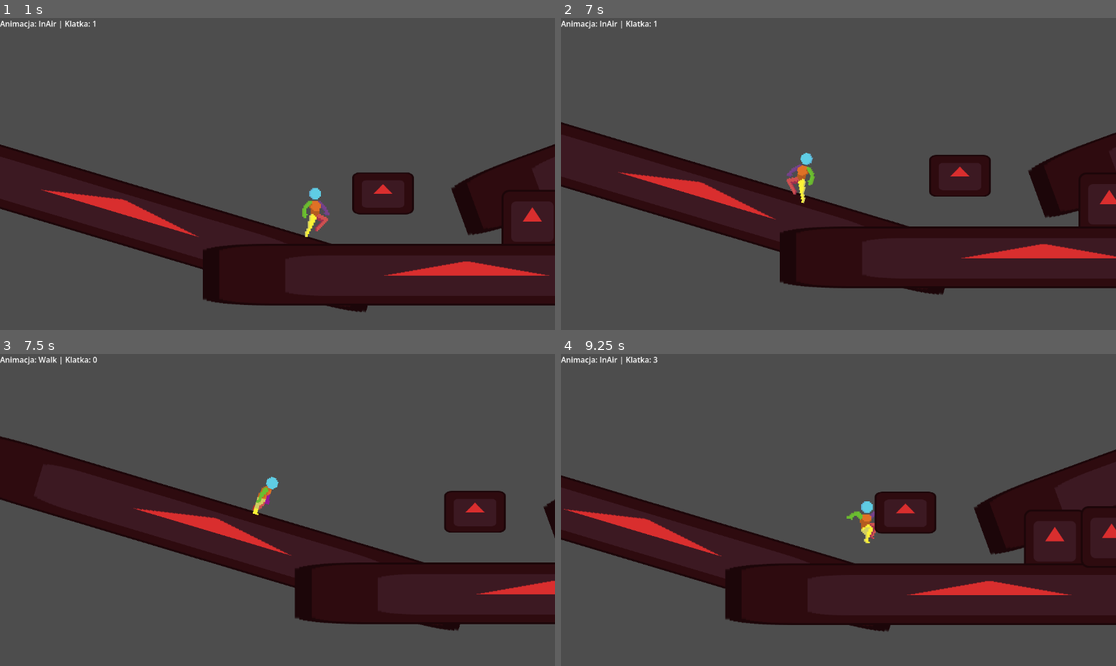
Above: before the commit, frames 1-4 (two rows, left to right).
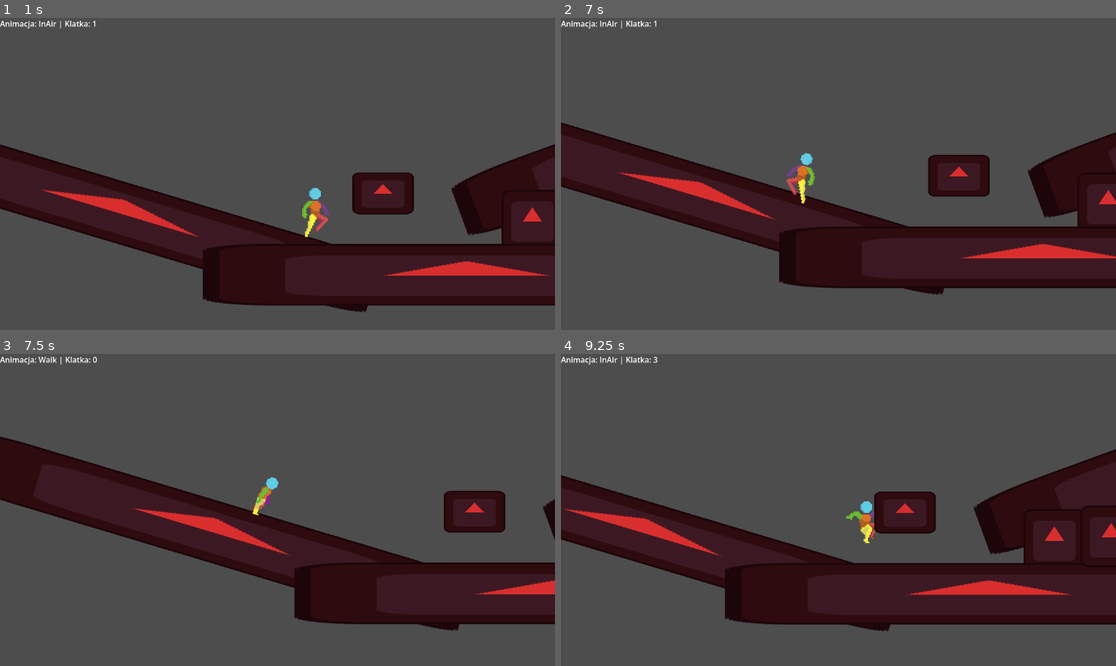
Above: after the commit, the same moments.

Repository: TatusFilipek/GodotTryEndError
Game: Godot game, scene res://scenes/main.tscn
The game is run twice, just before and just after one commit, with the same random seed, the same clock (stepped at 60 frames per second) and the same inputs. The engine's default icon, where the game draws it, is replaced by a stand-in: a white triangle on a blue panel in a dark square.
Inputs (mouse positions are in pixels of both pictures, inside the frame that each line leads up to):
- Up to frame 1 (1 s): move the mouse to (399, 158) at 0.52 s; hold D (moveRight) from 0.53 s (still down); hold Ctrl (crouch) from 0.53 s (still down); tap Space (jump) at 0.77 s; tap Q (dash) at 0.8 s
- Up to frame 2 (7 s): move the mouse to (727, 189) at 1.27 s; release Ctrl (crouch) at 1.28 s; tap Q (dash) at 1.35, 3.8, 4.35, 6.8 s; tap Space (jump) at 1.52, 3.02, 3.77, 4.52, 6.02, 6.77 s; right-click (727, 189) at 1.55 s; move the mouse to (894, 105) at 2.02 s; release D (moveRight) at 2.03 s; hold A (moveLeft) 2.03-2.78 s; hold Right mouse button (feint) 2.03-2.78 s; tap Alt (sprint) at 2.3, 2.85, 5.3 s; move the mouse to (810, 236) at 2.77 s; hold D (moveRight) 2.78-4.28 s; tap Ctrl (crouch) at 3.05, 6.05 s; move the mouse to (1005, 220) at 3.52 s; hold Ctrl (crouch) 3.53-4.28 s; move the mouse to (672, 127) at 4.27 s; hold A (moveLeft) 4.28-5.03 s; right-click (672, 127) at 4.55 s; move the mouse to (866, 174) at 5.02 s; hold D (moveRight) 5.03-5.78 s; hold Right mouse button (feint) 5.03-5.78 s; move the mouse to (755, 96) at 5.77 s; hold A (moveLeft) from 5.78 s (still down); click (755, 96) at 5.85 s; move the mouse to (960, 158) at 6.52 s; hold Alt (sprint) from 6.53 s (still down)
- Up to frame 3 (7.5 s): move the mouse to (166, 525) at 7.27 s; release A (moveLeft) at 7.28 s; release Alt (sprint) at 7.28 s; hold D (moveRight) from 7.28 s (still down); tap Ctrl (crouch) at 7.35 s
- Up to frame 4 (9.25 s): keep holding D (moveRight); tap Space (jump) at 7.52, 9.02 s; right-click (727, 525) at 7.55 s; move the mouse to (894, 441) at 8.02 s; hold Alt (sprint) 8.03-8.78 s; tap Q (dash) at 8.1 s; move the mouse to (810, 572) at 8.77 s; right-click (810, 572) at 8.85 s; tap Ctrl (crouch) at 9.05 s

Frame 1 is identical in both runs. In frame 2, 0.4% of the frame differs, in the area x 0-100%, y 33-89%; in frame 3, 0.3%; in frame 4, 0.7%, in the area x 0-100%, y 30-90%.

Commit message:
dodawanie zmiennego rozmiaru collidera w zaleznosci od kucania

Diff:
--- /dev/null
+++ b/Colliders/playerFull.tres
@@ -0,0 +1,5 @@
+[gd_resource type="CapsuleShape2D" format=3 uid="uid://cxmh5s01mxaif"]
+
+[resource]
+radius = 16.0
+height = 96.0
--- a/scenes/player.tscn
+++ b/scenes/player.tscn
@@ -20,6 +20,7 @@
 [ext_resource type="Texture2D" uid="uid://cuouymd85u68j" path="res://resources/PaidCharacter/Walk/PlayerWalk 48x48.png" id="10_4r5pv"]
 [ext_resource type="Texture2D" uid="uid://bwq3bqw7mh6cj" path="res://resources/PaidCharacter/Push/player push 48x48.png" id="11_ke2ow"]
 [ext_resource type="Texture2D" uid="uid://cx47duirq554j" path="res://resources/PaidCharacter/PushPull (idle state)/player push idle 48x48.png" id="11_l71n6"]
+[ext_resource type="Shape2D" uid="uid://cxmh5s01mxaif" path="res://Colliders/playerFull.tres" id="15_gl8cc"]
 [ext_resource type="Script" uid="uid://dt4i2ifit1v28" path="res://scripts/crouchIdle.gd" id="15_oprun"]
 [ext_resource type="Script" uid="uid://smy5w2wn2om4" path="res://scripts/crouchWalk.gd" id="16_a8ls1"]
 [ext_resource type="Script" uid="uid://dqdxma8wlxahj" path="res://scripts/slide.gd" id="17_fulsm"]
@@ -1518,10 +1519,6 @@
 &"WallTouch": SubResource("Animation_wnwbv")
 }
 
-[sub_resource type="CapsuleShape2D" id="CapsuleShape2D_sugp2"]
-radius = 16.0
-height = 96.0
-
 [node name="Player" type="CharacterBody2D" unique_id=97587854 node_paths=PackedStringArray("CheckWall", "CheckLedge", "CheckHead", "CheckFloorFront", "CheckFloorBack", "CheckSpace", "Collider", "Sprite")]
 floor_snap_length = 15.0
 script = ExtResource("1_0wfyh")
@@ -1580,7 +1577,7 @@
 libraries/ = SubResource("AnimationLibrary_f1ej7")
 
 [node name="collider" type="CollisionShape2D" parent="." unique_id=1589755770]
-shape = SubResource("CapsuleShape2D_sugp2")
+shape = ExtResource("15_gl8cc")
 
 [node name="StateMachine" type="Node2D" parent="." unique_id=1853781325 node_paths=PackedStringArray("initial_state")]
 script = ExtResource("3_dqkch")
--- /dev/null
+++ b/scripts/crouch.gd
@@ -0,0 +1,22 @@
+extends GroundState
+class_name Crouch
+
+func enter() -> void:
+	super.enter()
+	#resize collider
+	pass
+
+func exit() -> void:
+	super.exit()
+	pass
+
+func physics_update(_delta: float) -> void:
+	super.physics_update(_delta)
+	if not isActive:
+		#resize collider
+		return
+	pass
+
+func changeState(_name) -> void:
+	#resize collider
+	machine.change_state(_name)
--- a/scripts/crouchIdle.gd
+++ b/scripts/crouchIdle.gd
@@ -1,4 +1,4 @@
-extends GroundState
+extends Crouch
 class_name CrouchIdle
 
 func enter() -> void:
@@ -18,7 +18,7 @@
 		return
 
 	if not Input.is_action_pressed("crouch"):
-		machine.change_state("Idle")
+		changeState("Idle")
 		return
 
 	core.velocity.x = 0
--- a/scripts/crouchWalk.gd
+++ b/scripts/crouchWalk.gd
@@ -1,4 +1,4 @@
-extends GroundState
+extends Crouch
 class_name CrouchWalk
 
 func enter() -> void:
@@ -16,7 +16,7 @@
 		core.velocity.x = core.MovementDirection() * core.MovementSpeed * core.crouchMovementMult * core.ALLMOVEMENTVARIABLE * _delta
 
 	if Input.is_action_pressed("sprint"):
-		machine.change_state("Run")
+		changeState("Run")
 		return
 
 	if core.MovementDirection() == 0:
@@ -24,5 +24,5 @@
 		return
 
 	if not Input.is_action_pressed("crouch"):
-		machine.change_state("Walk")
+		changeState("Walk")
 		return
--- a/scripts/dash.gd
+++ b/scripts/dash.gd
@@ -24,7 +24,6 @@
 	#turn off player sticking to ground and such
 
 	dashDirection = dashDirection.normalized()
-	print(dashDirection)
 
 	core.velocity = dashDirection * core.dashVelocity
 
@@ -35,7 +34,7 @@
 	core.dashing = false
 	core.canChangeDir = true
 
-	if not core.is_on_floor() and not core.CheckFloorBack.is_colliding() and not core.CheckFloorFront.is_colliding():
+	if not core.isOnGround():
 		core.dashUses = 0
 	pass
 
@@ -55,9 +54,10 @@
 			machine.change_state("RollGround")
 			return
 		else:
+			core.dashUses = 0
 			machine.change_state("RollInAir")
 			return
 
-	if not core.is_on_floor() and not core.CheckFloorFront.is_colliding() and not core.CheckFloorBack.is_colliding():
+	if not core.isOnGround():
 		core.velocity.y += core.CalcGravity() * _delta
 	pass
--- a/scripts/groundStates.gd
+++ b/scripts/groundStates.gd
@@ -11,8 +11,6 @@
 
 func physics_update(_delta: float) -> void:
 	super.physics_update(_delta)
-
-	core.AllCheckUpdate()
 
 	if not core.isOnGround():
 		machine.change_state("FallIdle")
--- a/scripts/player.gd
+++ b/scripts/player.gd
@@ -103,6 +103,7 @@
 	if not dashing and not rolling:
 		dashCooldownTimer -= delta
 
+	#Optimise this
 	if dashCooldownTimer <= 0:
 		if isOnGround():
 			dashUses = dashGroundUses
@@ -118,9 +119,8 @@
 	return lookDirection
 
 func GetSpriteOrientation() -> void:
-	AllCheckUpdate()
-
-	if is_on_floor_only() and CheckFloorFront.is_colliding() and CheckFloorBack.is_colliding():
+
+	if isOnGroundFully():
 		spriteRotation = (CheckFloorFront.get_collision_point().y - CheckFloorBack.get_collision_point().y) * .03
 
 		sprite.rotation = spriteRotation * facingDirection
@@ -147,9 +147,7 @@
 			CheckFloorBack.position.x *= -1
 
 func IsLedgeDetected() -> bool:
-	AllCheckUpdate()
-
-	var collision : bool = CheckWall.is_colliding() and not CheckHead.is_colliding()
+	var collision : bool = isCollidingRaycast(CheckWall) and not isCollidingRaycast(CheckHead)
 
 	if collision == true:
 		SetLedgePosition()
@@ -157,8 +155,7 @@
 	return collision
 
 func IsSpaceToClimb() -> bool:
-	AllCheckUpdate()
-	return not CheckSpace.is_colliding()
+	return not isCollidingShapecast(CheckSpace)
 
 func SetLedgePosition() -> void:
 	#there is a bug where i jump from ledge to ledge and it doesnt set the new ledge position idk why
@@ -178,8 +175,10 @@
 	return ledgePos
 
 func isOnGround() -> bool:
-	AllCheckUpdate()
-	return is_on_floor() and (CheckFloorBack.is_colliding() or CheckFloorFront.is_colliding())
+	return is_on_floor() and (isCollidingRaycast(CheckFloorBack) or isCollidingRaycast(CheckFloorFront))
+
+func isOnGroundFully() -> bool:
+	return is_on_floor_only() and isCollidingRaycast(CheckFloorFront) and isCollidingRaycast(CheckFloorBack)
 
 func CalcGravity() -> float:
 	var gravityMultiplier = normalGravityMult
@@ -201,29 +200,11 @@
 
 	return shapecast.is_colliding()
 
-func AllCheckUpdate() -> void:
-	CheckSpace.force_shapecast_update()
-	CheckSpace.force_update_transform()
-	CheckWall.force_raycast_update()
-	CheckWall.force_update_transform()
-	CheckFloorBack.force_raycast_update()
-	CheckFloorBack.force_update_transform()
-	CheckFloorFront.force_raycast_update()
-	CheckFloorFront.force_update_transform()
-	CheckHead.force_raycast_update()
-	CheckHead.force_update_transform()
-	CheckLedge.force_raycast_update()
-	CheckLedge.force_update_transform()
-
 #TODO:
-	#remake all collision checks madescripts:
-		#
 	#resize collider when crouching
 	#add more ifs for changing states
-	#add dashing or rolling i will decide later
 	#add an enemy
 	#add a core that all entities will have
 
 #NOTE:
 	#if there is a bug that stops me whenever im jumping just like in the other game i made that means i have to remove the line that sets velocity to zero whenever i enter any idle state
-	#insted checking all raycasts all the time create a function that gets a the raycast as a argument and forces update and outputs if it collides with something
--- a/scripts/rollInAir.gd
+++ b/scripts/rollInAir.gd
@@ -19,7 +19,6 @@
 
 	if core.isOnGround():
 		core.rollAnimFrame = animation.frame
-
 		machine.change_state("RollGround")
 		return
 
--- a/scripts/wallTouch.gd
+++ b/scripts/wallTouch.gd
@@ -17,7 +17,7 @@
 	super.physics_update(_delta)
 	if not isActive: return
 
-	if not core.CheckWall.is_colliding():
+	if not core.isCollidingRaycast(core.CheckWall):
 		machine.change_state("Idle")
 		return
 
Not shown, added: scripts/crouch.gd.uid
